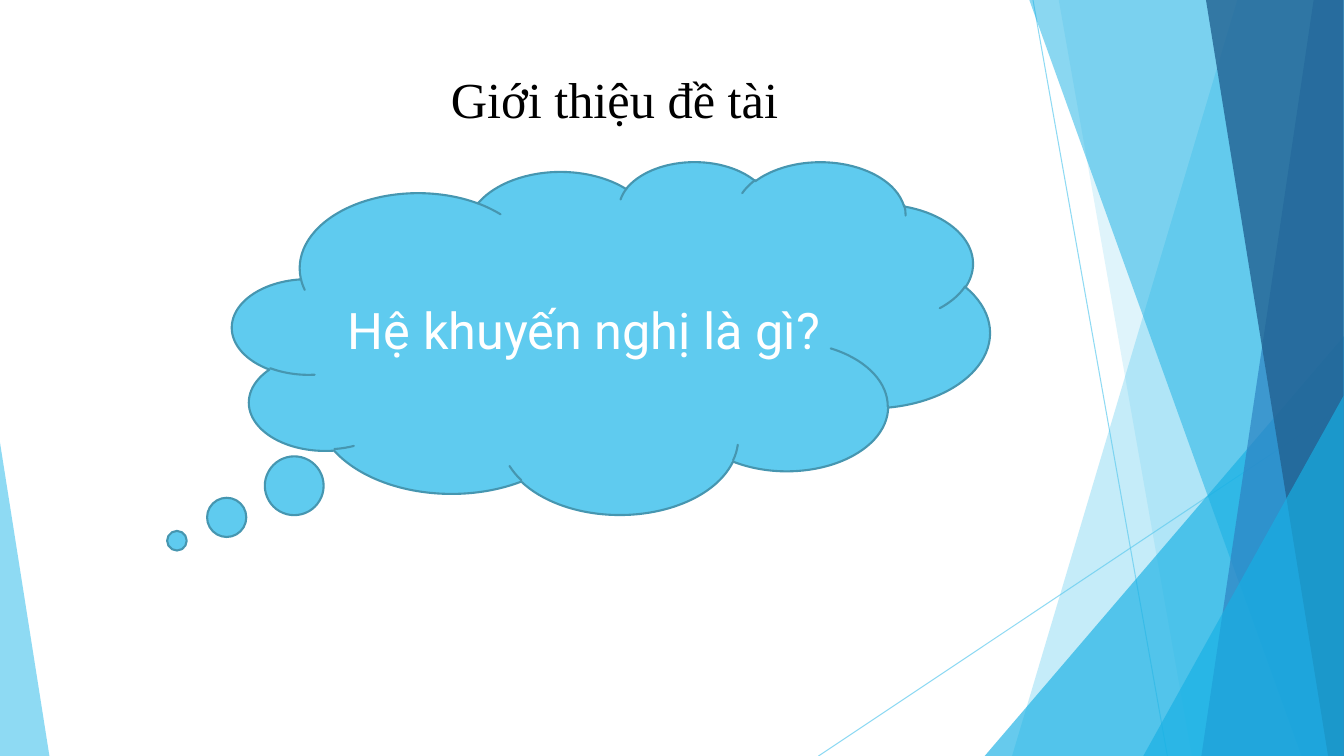
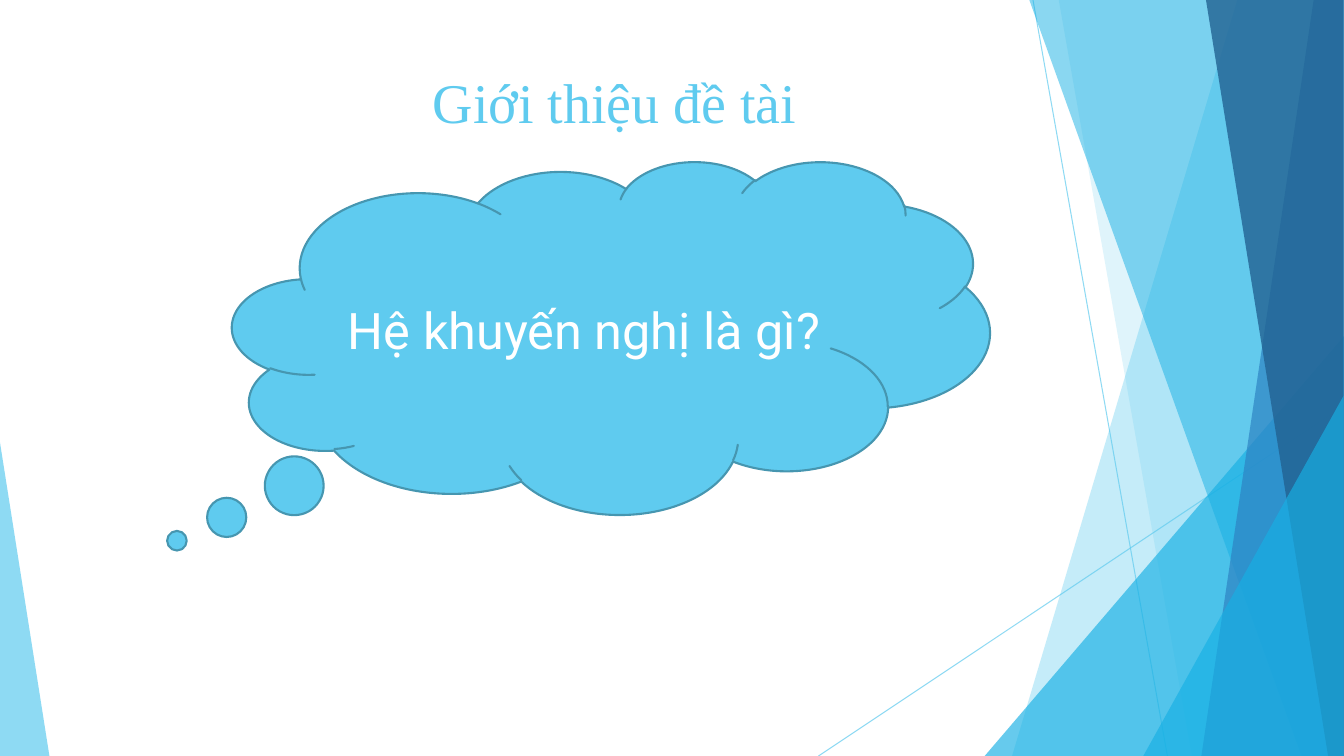
Before and after one commit to tuyennta/JobRecSys, a slide deck: slide 3 of Documents/Báo cáo/Bao cao KLTN.pptx. Drawn at 1344x756 pixels with LibreOffice and Linux fonts; fonts in the diff are those of the drawing. Boxes give left, top, right and bottom in pixels: in the first picture for what was removed or moved away, otherwise in the second. Text is boxed around its words. In the diff, an @@ line names an element or a change of style, - is before the commit and + after.

```diff
--- a/Documents/Báo cáo/Bao cao KLTN.pptx
+++ b/Documents/Báo cáo/Bao cao KLTN.pptx
@@ text "Giới thiệu đề tài" at (433, 82, 796, 132): size 36 to 40 pt, text colour #000000 to #5FCBEF @@
```
Also in this commit, not shown: 4 other slides changed, 2 slides added, 1 slide removed.
